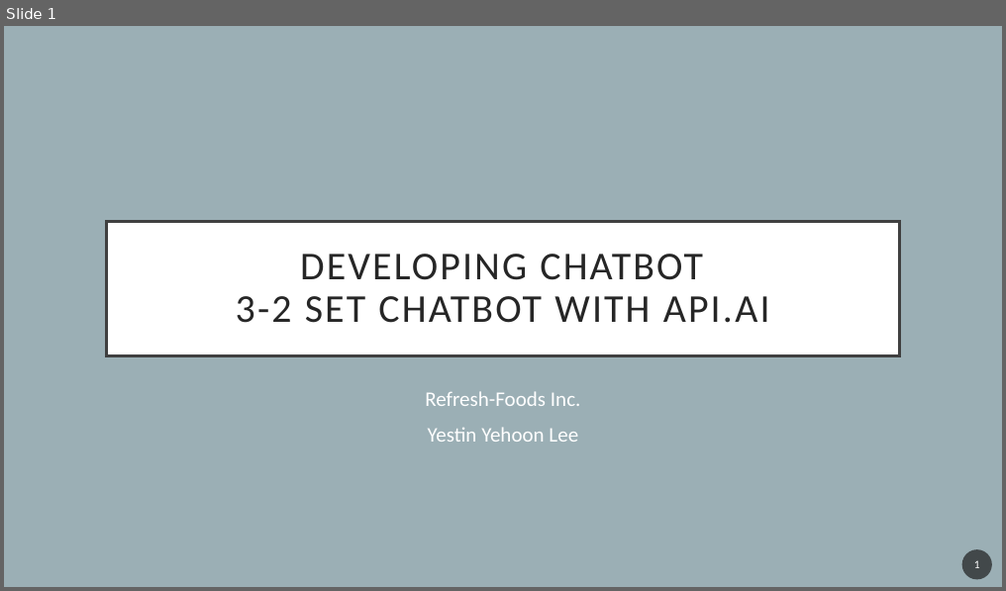
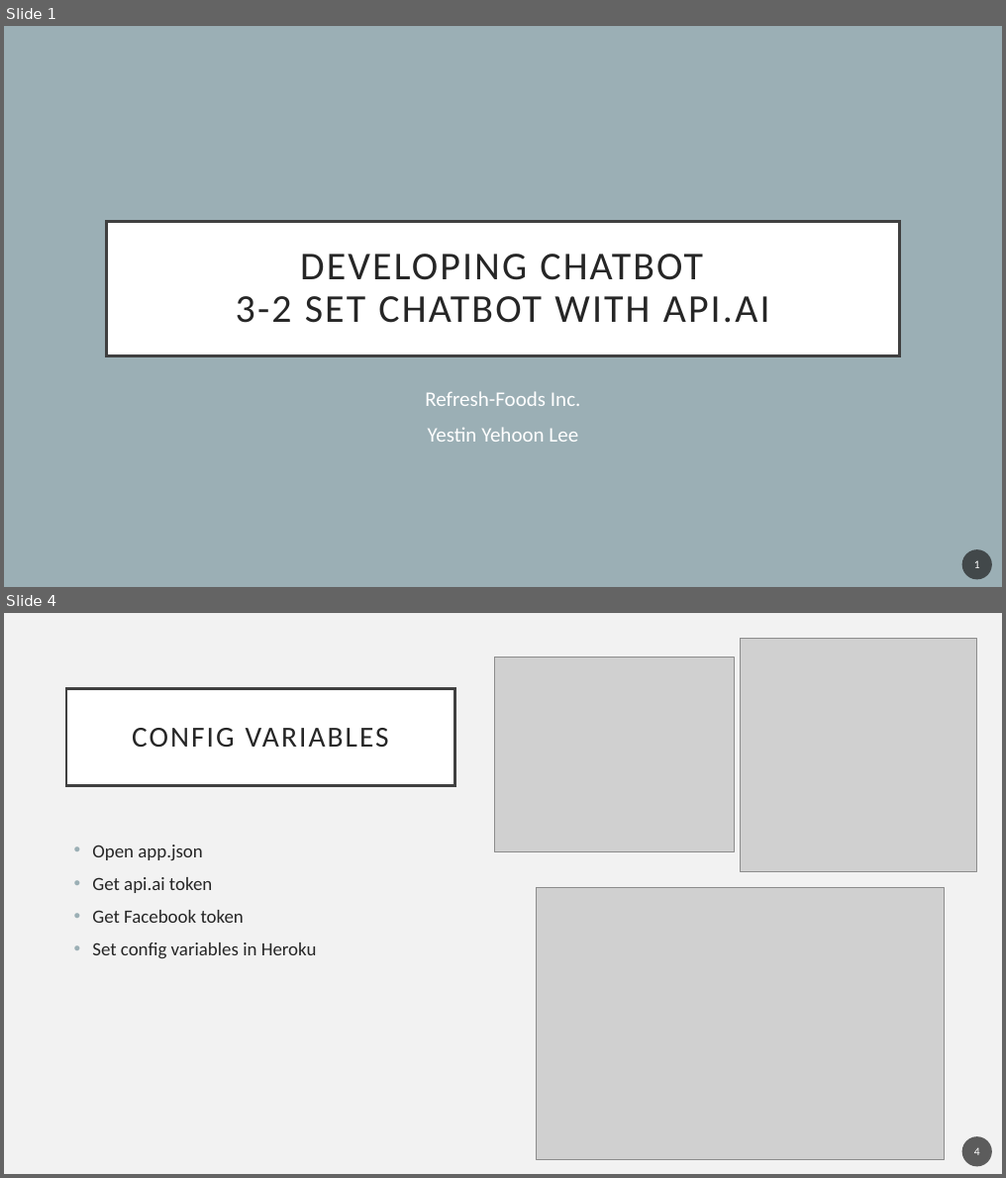
Before and after one commit to YehoonLee3/ChatBotCourse, a slide deck: 3-2 Set ChatBot with API.AI.pptx. Shown one above the other, each under a label of ours: slide 1 before the commit, slides 1 and 4 after it; the slides between them are not shown. The pictures are 1006x591 and 1006x1178 pixels, drawn with LibreOffice and Linux fonts; fonts in the diff are those of the drawing; grey boxes stand for pictures. Boxes give left, top, right and bottom in pixels: in the first picture for what was removed or moved away, otherwise in the second. Text is boxed around its words. In the diff, an @@ line names an element or a change of style, - is before the commit and + after.

```diff
--- a/3-2 Set ChatBot with API.AI.pptx
+++ b/3-2 Set ChatBot with API.AI.pptx
@@ slide 4 added at (x1=4, y1=613, x2=1002, y2=1174), background #F2F2F2 @@
@@ picture added at (x1=741, y1=639, x2=977, y2=871) @@
@@ picture added at (x1=494, y1=658, x2=735, y2=852) @@
@@ title added at (x1=66, y1=688, x2=454, y2=786), fill #FFFFFF, outline #404040 2.5 pt, 28 pt, text #262626 @@
+CONFIG VARIABLES
@@ text added at (x1=92, y1=845, x2=317, y2=959), 18 pt, text #262626 @@
+• Open app.json
+• Get api.ai token
+• Get Facebook token
+• Set config variables in Heroku
@@ picture added at (x1=537, y1=888, x2=945, y2=1159) @@
@@ page number added at (x1=962, y1=1137, x2=992, y2=1167), fill #1D1D1D at 70% opacity, 11 pt, text #FFFFFF @@
+4
```
Also in this commit, not shown: 3 other slides added, 1 slide removed, 4 other files.
